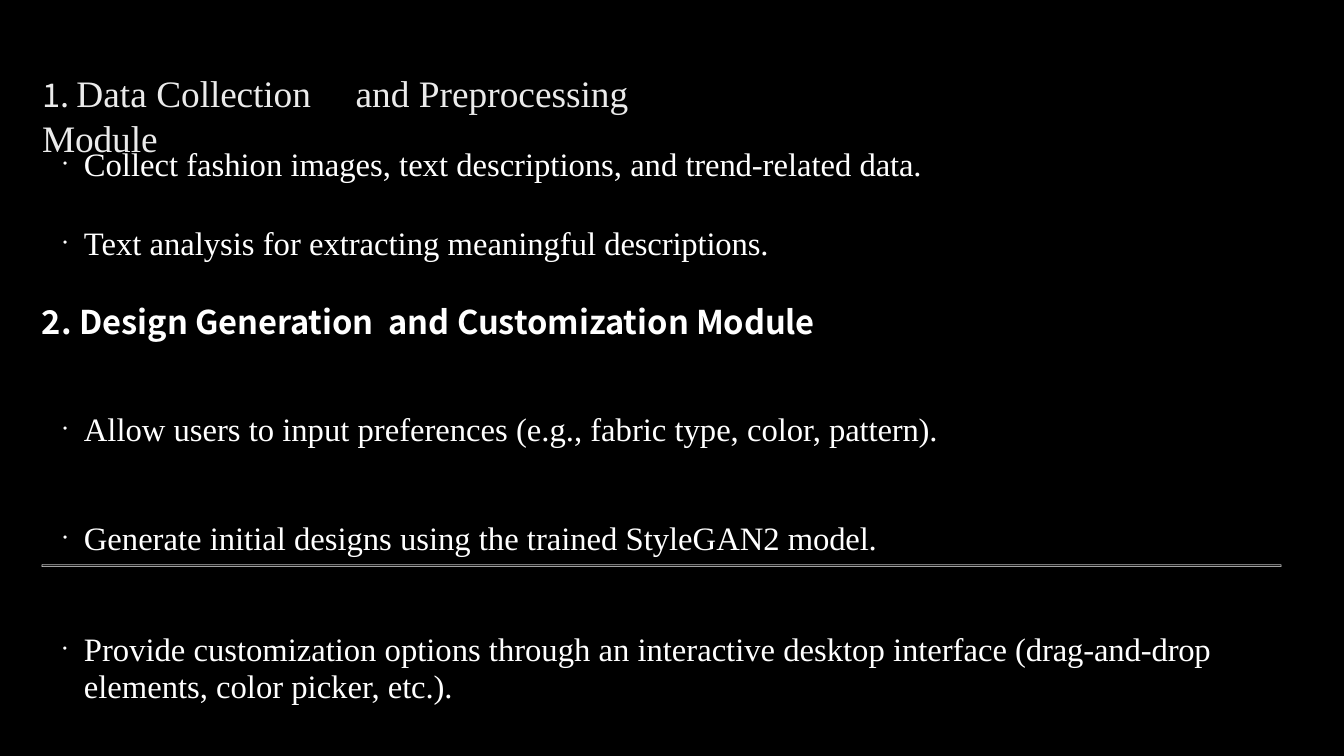
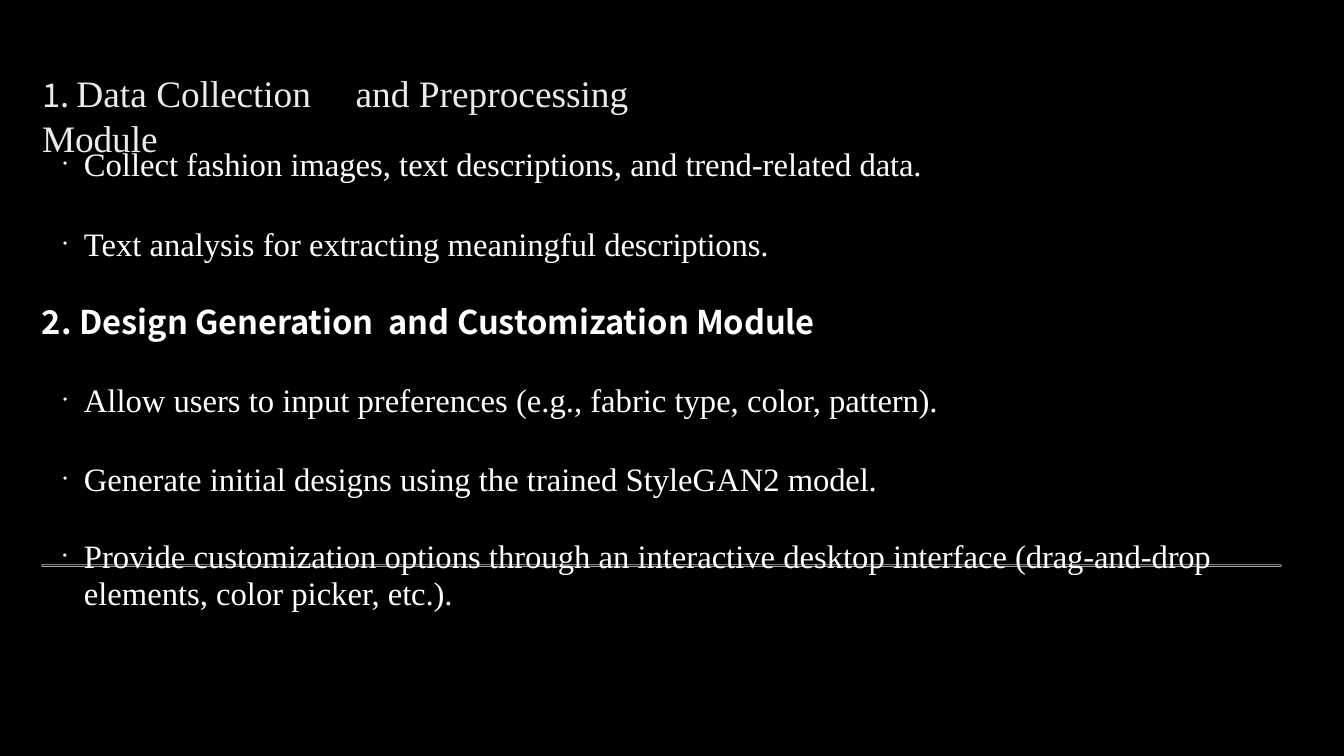
Before and after one commit to shilpa2101/AI-based-fashion-design-system, a slide deck: slide 10 of ai_fashion.pptx. Drawn at 1344x756 pixels with LibreOffice and Linux fonts; fonts in the diff are those of the drawing; background and template pictures are left out. Boxes give left, top, right and bottom in pixels: in the first picture for what was removed or moved away, otherwise in the second. Text is boxed around its words. In the diff, an @@ line names an element or a change of style, - is before the commit and + after.

```diff
--- a/ai_fashion.pptx
+++ b/ai_fashion.pptx
@@ text "Collect fashion images, text descriptions, ..." rewrapped from (42, 150, 1211, 705) to (42, 150, 1211, 612) @@
```
Also in this commit, not shown: 4 other slides changed, 1 slide removed.
